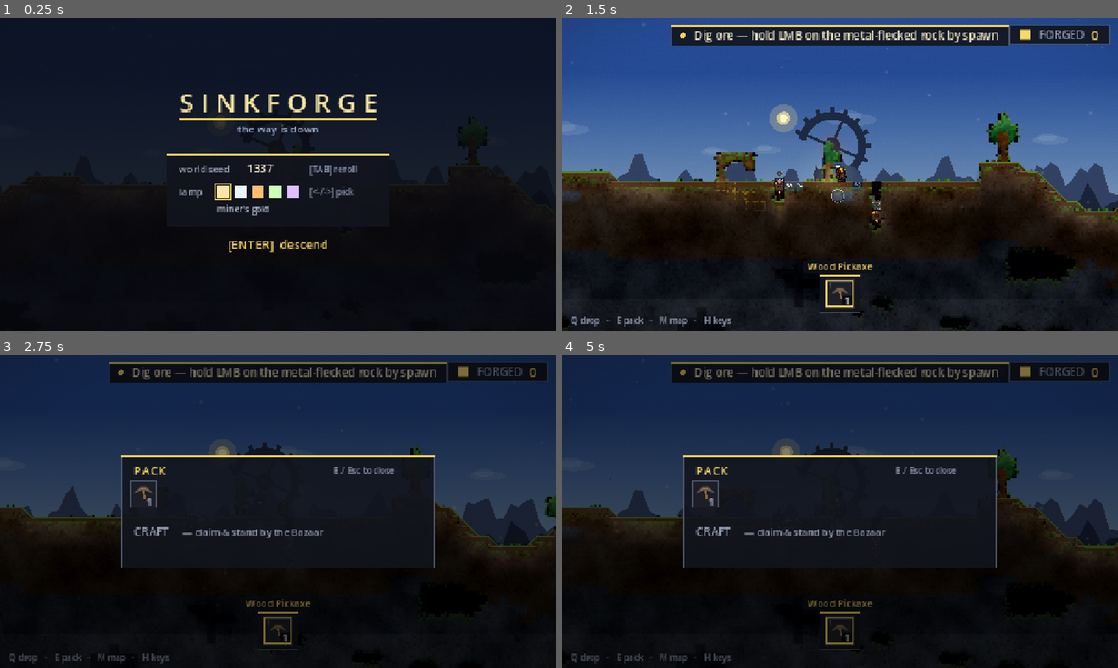
Above: before the commit, frames 1-4 (two rows, left to right).
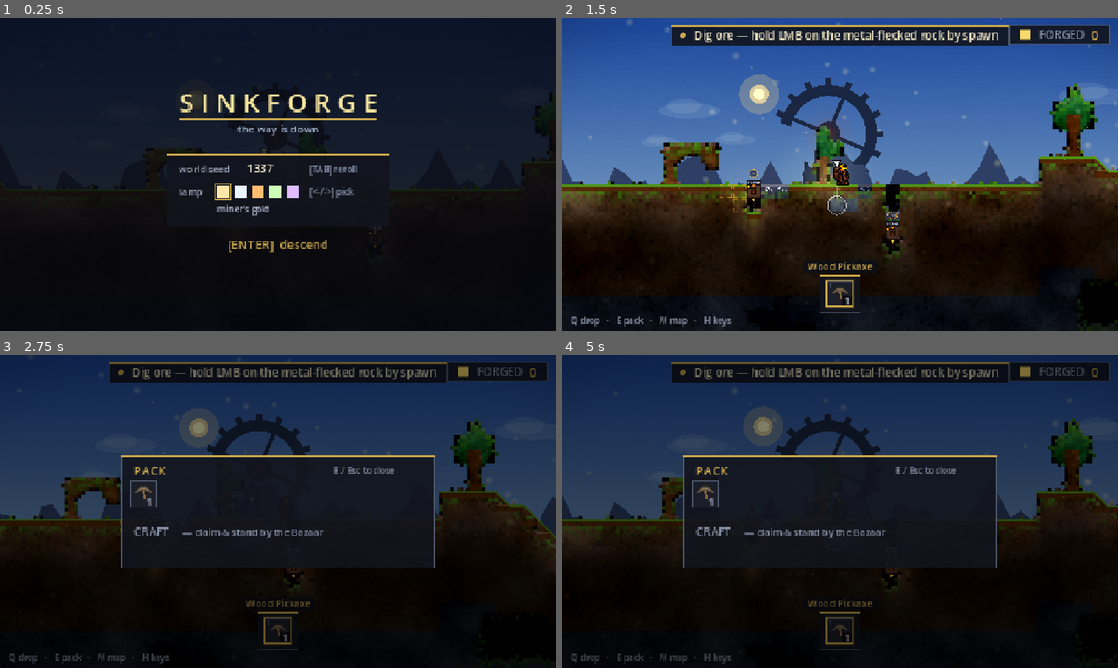
Above: after the commit, the same moments.

Repository: teohondascully/sinkforge
Game: Godot game, scene res://scenes/main.tscn
The game is run twice, just before and just after one commit, with the same random seed, the same clock (stepped at 60 frames per second) and the same inputs.
Inputs (mouse positions are in pixels of both pictures, inside the frame that each line leads up to):
- Up to frame 1 (0.25 s): no input
- Up to frame 2 (1.5 s): tap Enter at 0.5 s; move the mouse to (962, 158) at 0.52 s; hold D (sf_right) 0.53-1.25 s; right-click (962, 158) at 0.6 s; click (962, 158) at 0.67 s; tap Space (sf_jump) at 0.77, 1.07 s; drag from (728, 190) to (812, 237) at 1.27 s
- Up to frame 3 (2.75 s): move the mouse to (333, 442) at 2.02 s; hold D (sf_right) from 2.03 s (still down); tap E (sf_craft) at 2.1 s
- Up to frame 4 (5 s): release D (sf_right) at 2.75 s; drag from (812, 574) to (673, 464) at 2.77 s; tap Space (sf_jump) at 3.5, 3.77, 4.07 s; move the mouse to (1006, 558) at 3.52 s; hold A (sf_left) 3.53-4.25 s; tap Mouse wheel up (sf_cycle_prev) at 3.6 s; drag from (673, 464) to (756, 433) at 4.27 s

The runs differ from the first frame. In frame 1, 3.3% of the frame differs, in the area x 0-100%, y 23-75%; in frame 2, 26%, in the area x 0-100%, y 0-100%; in frame 3, 7.7%; in frame 4, 8.0%.

Commit message:
viz(frame): start the camera where the character is legible (A3, A4, A6)
The presentation pass, tuned together against a single before/after boot
capture, because these four knobs only read in combination.

ZOOM. The base zoom of 0.70x showed a 57x32-cell field, which put the
miner at well under one percent of the frame's width — the measured floor
under 'it's hard to see the character at base zoom'. Every code lever for
his presence had already been pulled and the blind judges still found him
via the marker rather than the sprite, because at that size there is no
sprite left to find. The default is now 1.00x: 40x22 cells, still a wide
side-view field and comfortably wider than Terraria's in tile terms, but
43% more linear size on everything. The avatar becomes a character, a
32px cell shows its rock texture instead of blooming into a smear, and
machine labels clear the declutter threshold with room to spare. Nothing
was removed — 0.70x is one step out, then 0.50x and 0.33x.

FOCAL HIERARCHY. The HUD held the two brightest values in the frame, a
near-white text and a near-fluorescent gold, which inverted the image:
the eye went to the chrome and away from the play space, and the world it
left behind was a same-value jumble by comparison. Both step down. The
HUD keeps ample contrast against its own near-black panels; it just stops
competing with the world for first look.

GRADE. The old adjustment was so close to identity that it may as well
have been off. Saturation does the most work here for the least risk — it
separates dirt from rock from ore from machine by hue, where a contrast
push would crush an underground that is already near-black. Contrast
rises a little for form, brightness a little more to hold the darks up
under it.

AIR. The mote field was tuned down to stop it fogging the screen and
overshot into invisibility; atmosphere you cannot see is atmosphere you
did not build. Denser, slightly brighter, wider size range so near motes
read as near. And every break now throws a spray in the material's own
item colour rather than only a rich one — the block visibly becomes the
thing you now carry, which is the moment the payout tick then names.

Harness 26/26.

Diff:
--- a/scenes/hud.gd
+++ b/scenes/hud.gd
@@ -11,12 +11,20 @@
 const MINI_TOP: float = 34.0    ## minimap y (just under the FORGED counter)
 
 ## --- UI skin palette (one cohesive theme so the HUD reads as designed, not flat code-drawn) -------
+##
+## THE FOCAL HIERARCHY (#A3). The HUD used to hold the two brightest values in the frame — a near-white
+## text and a near-fluorescent gold — which inverted the whole image: the eye was pulled to the chrome
+## and away from the play space, and the world it left behind was a same-value jumble by comparison.
+## That is a large part of what "it hurts my eyes to play" was pointing at. Both are stepped down here.
+## The HUD is still perfectly readable against its own near-black panels (it always had the contrast to
+## spare); it simply stops competing with the world for first look. Nothing in the UI should ever be
+## brighter than lit rock.
 const UI_BG := Color(0.07, 0.08, 0.115, 0.90)        ## panel fill
 const UI_EDGE := Color(0.30, 0.34, 0.42)             ## panel border
 const UI_EDGE_HI := Color(0.52, 0.58, 0.68, 0.45)    ## top bevel highlight → panels read as raised
-const UI_ACCENT := Color(0.96, 0.82, 0.36)           ## gold accent (FORGED, selected slot, current step)
-const UI_TEXT := Color(0.88, 0.90, 0.95)
-const UI_TEXT_DIM := Color(0.58, 0.62, 0.70)
+const UI_ACCENT := Color(0.80, 0.66, 0.30)           ## gold accent (FORGED, selected slot, current step)
+const UI_TEXT := Color(0.80, 0.83, 0.89)
+const UI_TEXT_DIM := Color(0.54, 0.58, 0.66)
 const UI_SLOT := Color(0.11, 0.12, 0.16, 0.95)       ## empty hotbar slot well
 
 var sim: FactorySim
--- a/scenes/main.gd
+++ b/scenes/main.gd
@@ -26,14 +26,22 @@
 ## World-area-shown math (motes/camera/minimap) reads VIEWPORT, not CANVAS, since they diverged here.
 const VIEWPORT := Vector2(1280.0, 720.0)
 const HUD_SCALE: float = VIEWPORT.x / 640.0        ## = 2.0; scales the 640×360 HUD onto the 1280×720 render
-## Zoom levels cycled by Z (Terraria-style). _current_zoom() reads the active level everywhere. Index 0 is
-## the default 0.70× (RE-PICKED 2026-08-09 from the blind "Sees" legibility A/B — at 0.50× a 16px cell can't
-## show rock texture (warm rock blooms into "a glow") and machine labels fall below the declutter threshold,
-## so a first-time player couldn't read the miner, the ore, or the machines; 0.70× makes the avatar a real
-## character and surfaces the FORGE labels while keeping a good chunk of the vertical shaft in frame. See
-## "Sees" + DECISIONS). Z cycles out (0.50×, the old big-world feel) then widest
-## (0.33×, survey the whole base). Smaller = further out.
-const ZOOM_LEVELS: Array[float] = [0.70, 0.50, 0.33]
+## Zoom levels cycled by Z (Terraria-style). _current_zoom() reads the active level everywhere. Smaller =
+## further out; Z cycles outward and wraps.
+##
+## Index 0 is 1.00× (#A4, 2026-08-16). The previous default of 0.70× showed a 57×32-cell field, which put
+## the miner at well under one percent of the frame's width — the measured floor under "it's hard to see
+## the character at base zoom". Every code lever for his presence (cool two-tone rim, head-lamp, guide
+## ring) was already pulled, and the blind judges still found him via the marker rather than the sprite,
+## because at that size there is no sprite left to find. 1.00× shows 40×22 cells — still a wide side-view
+## field, comfortably wider than Terraria's in tile terms — and buys back 43% of linear size on
+## everything: the avatar becomes a character, a 32px cell shows its rock texture instead of blooming
+## into a smear, and machine labels clear the declutter threshold with room to spare.
+##
+## The old default survives one step out (0.70×, the 2026-08-09 "Sees" A/B pick), then 0.50× (the
+## big-world feel) and 0.33× (survey the whole base). Nothing was taken away — the frame just starts
+## where the character is legible, and widens on demand.
+const ZOOM_LEVELS: Array[float] = [1.00, 0.70, 0.50, 0.33]
 var _zoom_idx: int = 0
 const WORLD_SEED: int = 1337       ## the default gen seed (the title screen can reroll it — #6)
 
@@ -369,10 +377,16 @@
 	env.set_glow_level(1, 1.0)
 	env.set_glow_level(2, 0.7)
 	env.set_glow_level(3, 0.3)
-	env.adjustment_enabled = true          # gentle grade — keep the readability floor (Terraria never
-	env.adjustment_contrast = 1.03         # sacrifices legibility), just a touch more pop + warmth
-	env.adjustment_saturation = 1.07
-	env.adjustment_brightness = 1.02
+	# THE GRADE (#A3). Kept gentle — Terraria never sacrifices legibility — but the old numbers were so
+	# close to identity that the world stayed a same-value brown/grey jumble the eye couldn't get purchase
+	# on. SATURATION is the lever that does the most here and costs the least: it separates dirt from rock
+	# from ore from machine by HUE, where a contrast push would just crush an underground that is already
+	# near-black. Contrast rises a little for form, and brightness a little more to hold the darks up
+	# under it, so the deep stays readable.
+	env.adjustment_enabled = true
+	env.adjustment_contrast = 1.07
+	env.adjustment_saturation = 1.18
+	env.adjustment_brightness = 1.03
 	var we := WorldEnvironment.new()
 	we.environment = env
 	add_child(we)
@@ -410,15 +424,19 @@
 	mat.damping_min = 1.0
 	mat.damping_max = 4.0
 	mat.scale_min = 0.5
-	mat.scale_max = 1.7
-	mat.color = Color(1.0, 0.94, 0.82, 0.20)                 # warm dust, faint (was 0.40 — fogged the screen)
+	mat.scale_max = 2.1
+	# A LIVING FRAME (#A6). The field was tuned down to 0.20/55 to stop it fogging the screen, and
+	# overshot into invisibility — atmosphere you cannot see is atmosphere you did not build. Denser and
+	# a touch brighter, with a wider size range so near motes read as near: enough that the air is
+	# visibly moving in a still frame, still well under the fog line that motivated the original cut.
+	mat.color = Color(1.0, 0.94, 0.82, 0.26)                 # warm dust
 	mat.turbulence_enabled = true                            # organic, swirling drift
-	mat.turbulence_noise_strength = 4.0
+	mat.turbulence_noise_strength = 5.0
 	mat.turbulence_noise_scale = 1.4
 	_motes = GPUParticles2D.new()
 	_motes.process_material = mat
 	_motes.texture = _make_mote_texture()
-	_motes.amount = 55                                       # halved+ : atmosphere, not a snowstorm
+	_motes.amount = 95                                       # atmosphere, not a snowstorm
 	_motes.lifetime = 7.0
 	_motes.preprocess = 5.0                                  # start with a full field, not an empty screen
 	_motes.z_index = 45
@@ -1037,9 +1055,12 @@
 			_particles.debris(center, Visuals.terrain_dust(mat).lightened(0.12),
 				(_player.position - center).angle())
 			_player.note_dig(int(signf(center.x - _player.position.x)))
-		if rich:
-			_particles.spark(center, Visuals.item_color(mat).lightened(0.35))
-		_shake = maxf(_shake, 2.2 if rich else 1.7)
+		# THE BREAK POPS (#A6). Every break throws a spray in the material's OWN item colour, not just a
+		# rich one — the block visibly becomes the thing you now carry, which is the moment the payout
+		# tick then names. A rich vein still out-sparkles a plain one; it just isn't the only break that
+		# reads as an event.
+		_particles.spark(center, Visuals.item_color(mat).lightened(0.35 if rich else 0.15))
+		_shake = maxf(_shake, 2.6 if rich else 2.0)
 		_sfx.play(&"thump", center, 1.1 if rich else 1.0, 2.0 if rich else 0.0)
 	return mined != &""
 
